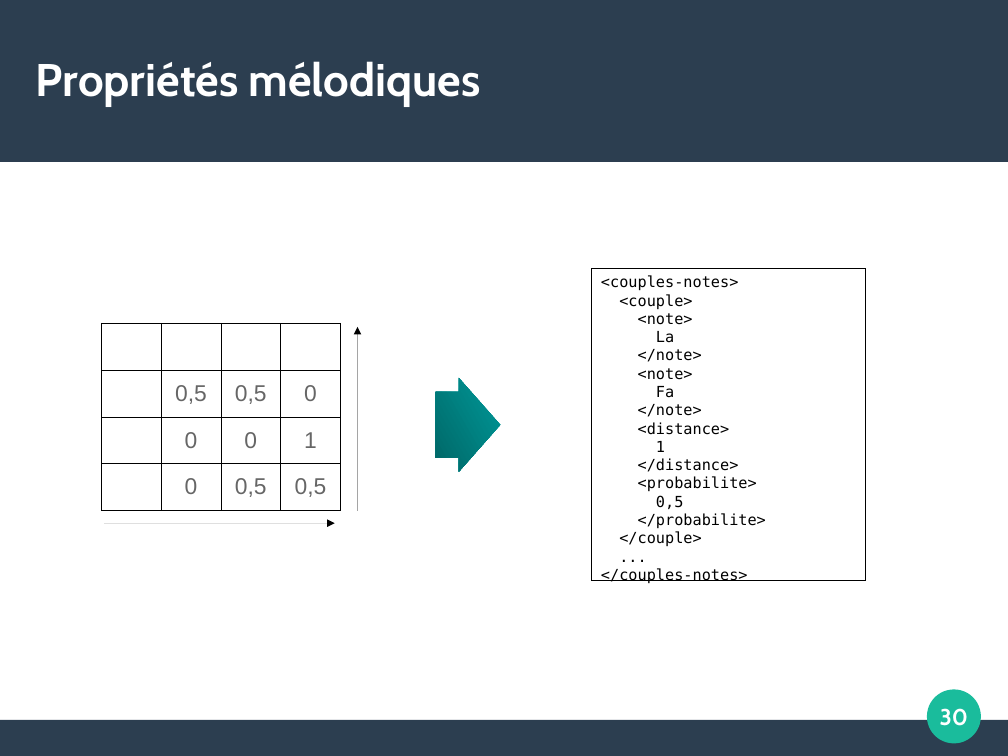
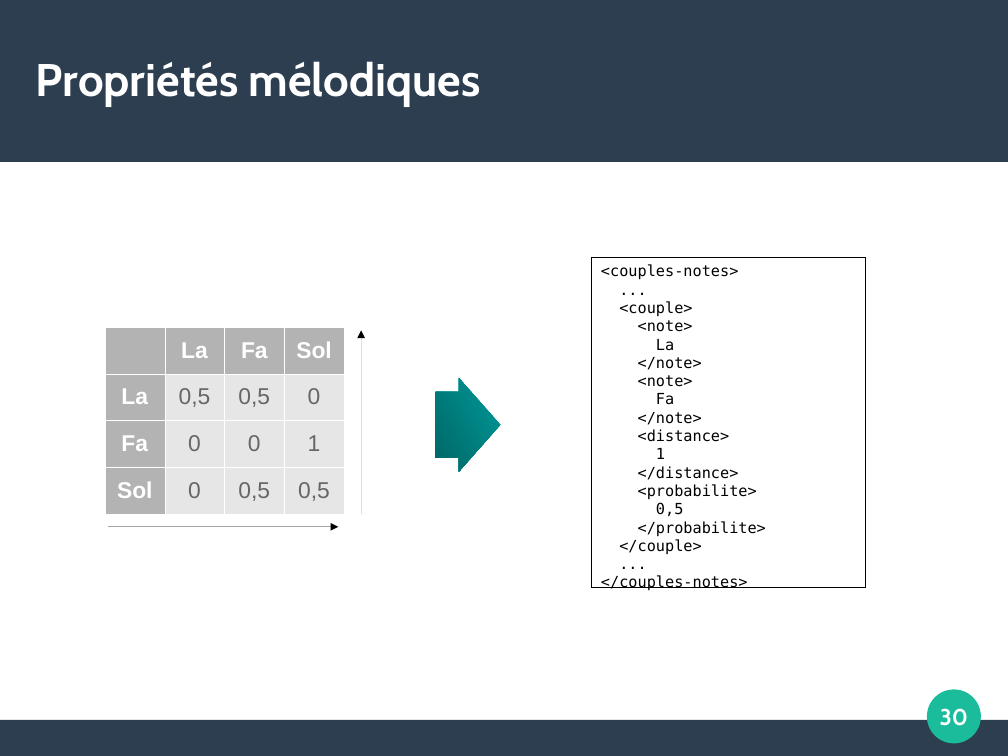
Before and after one commit to ThibautRoperch/ImproMusicale, a slide deck: slide 30 of Soutenance - Diapo.odp. Drawn at 1008x756 pixels with LibreOffice and Linux fonts; fonts in the diff are those of the drawing. Boxes give left, top, right and bottom in pixels: in the first picture for what was removed or moved away, otherwise in the second. Text is boxed around its words. In the diff, an @@ line names an element or a change of style, - is before the commit and + after.

```diff
--- a/Soutenance - Diapo.odp
+++ b/Soutenance - Diapo.odp
@@ text in rectangle at (592, 257, 865, 587): paragraph added @@
+...
@@ rectangle "<couples-notes>": place and size @@
-rectangle "<couples-notes>" at (592, 268, 865, 581)
+rectangle "<couples-notes>" at (592, 257, 865, 587)
@@ table at (105, 327, 343, 514) @@
@@ fill none to #B3B3B3 in 6 cells @@
@@ fill none to #E6E6E6 in 9 cells @@
@@ borders changed @@
@@ 2 arrows, 1 table: place and size @@
-2 arrows, 1 table at (102, 323, 358, 523)
+2 arrows, 1 table at (105, 327, 361, 527)
```
Also in this commit, not shown: 9 other slides changed, 1 slide added, 5 other files.
